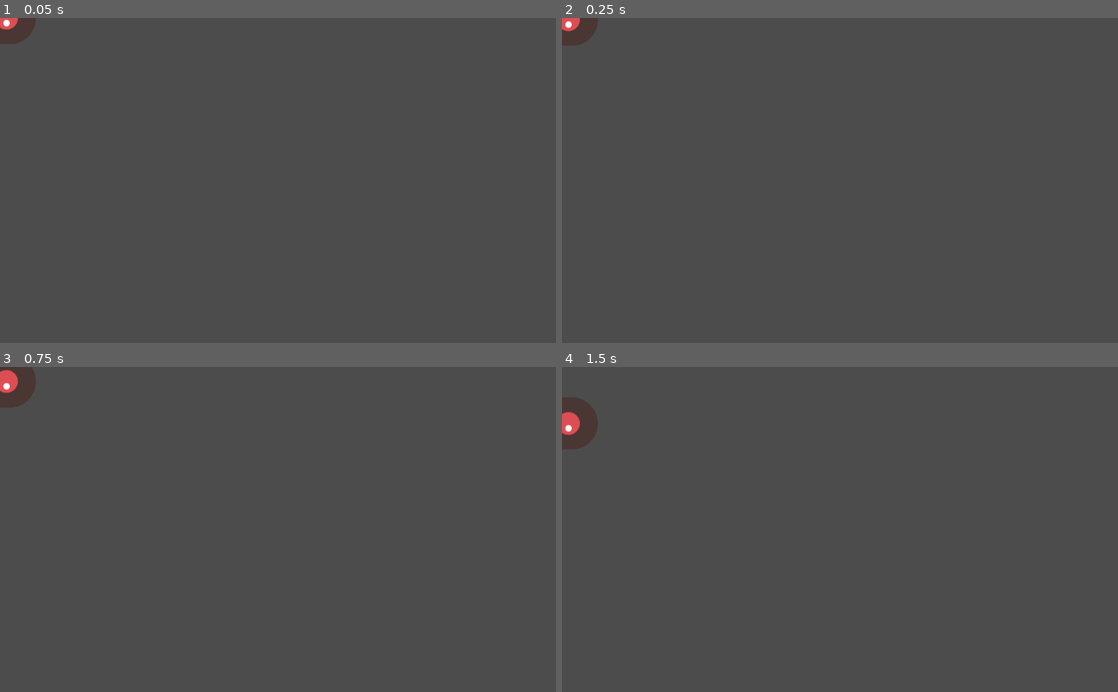
Above: before the commit, frames 1-4 (two rows, left to right).
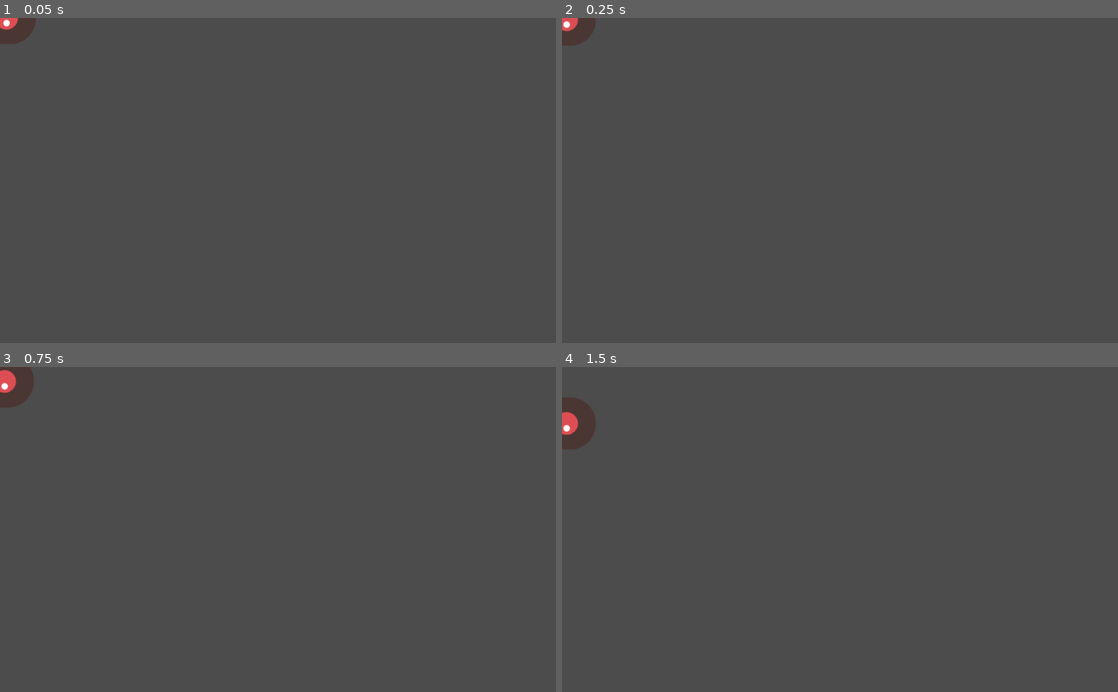
Above: after the commit, the same moments.

Repository: AbhinavRobinson/Godot-Tut-1
Game: Godot game, scene res://Mob.tscn
Two runs of this game, one before a commit and one after it. Both use one fixed random seed, a clock stepped at 60 frames per second and the inputs below. The project has no main scene, so this scene is started directly.
Inputs:
- Up to frame 1 (0.05 s): no input
- Up to frame 2 (0.25 s): no input
- Up to frame 3 (0.75 s): hold D (move_right) from 0.53 s (still down)
- Up to frame 4 (1.5 s): release D (move_right) at 1.28 s; hold S (move_down) from 1.28 s (still down)

Frame 1 is identical in both runs. In frame 2, less than 0.1% of the frame differs, in the area x 0-7%, y 0-7%; in frame 3, less than 0.1%; in frame 4, less than 0.1%, in the area x 0-7%, y 12-24%.

Commit message:
(feat): add random mob types

Diff:
--- a/2d-dodge-the-creeps/Mob.gd
+++ b/2d-dodge-the-creeps/Mob.gd
@@ -1 +1,13 @@
 extends RigidBody2D
+
+# Export min/max speed
+export var min_speed = 150.0
+export var max_speed = 250.0
+
+func _ready():
+	# play anim
+	$AnimatedSprite.play()
+	# get all mob types
+	var mob_types = $AnimatedSprite.frames.get_animation_names()
+	# get random mob
+	$AnimatedSprite.animation = mob_types[randi() % mob_types.size()]
